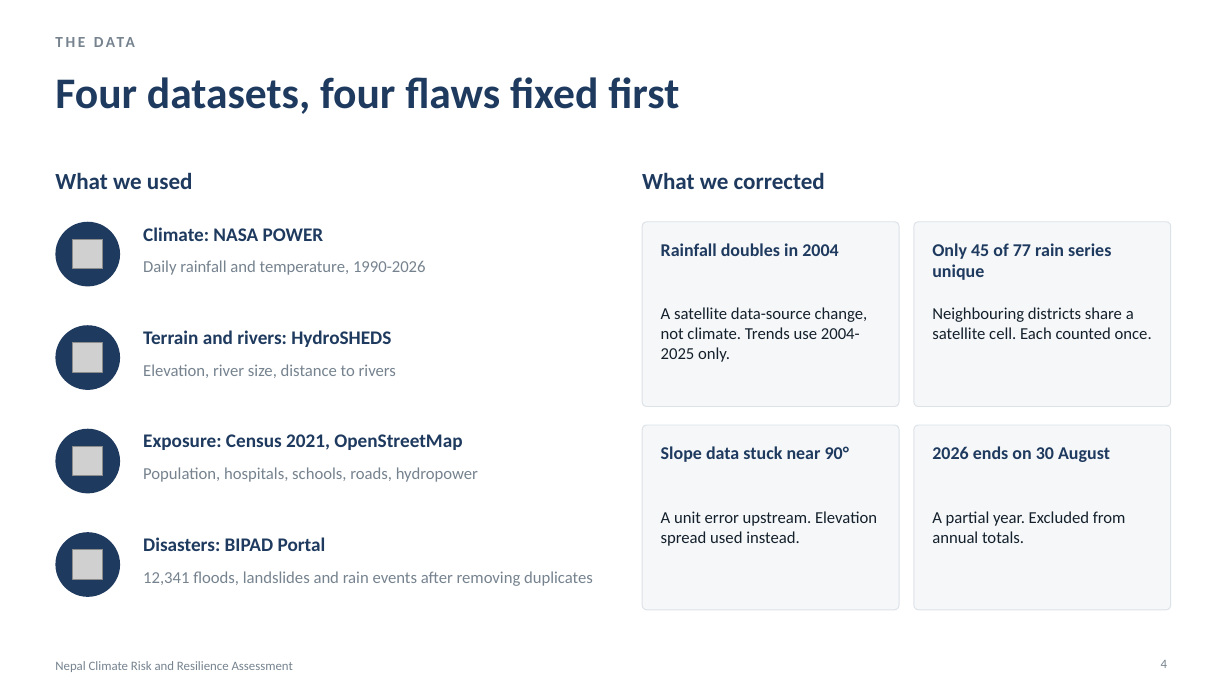
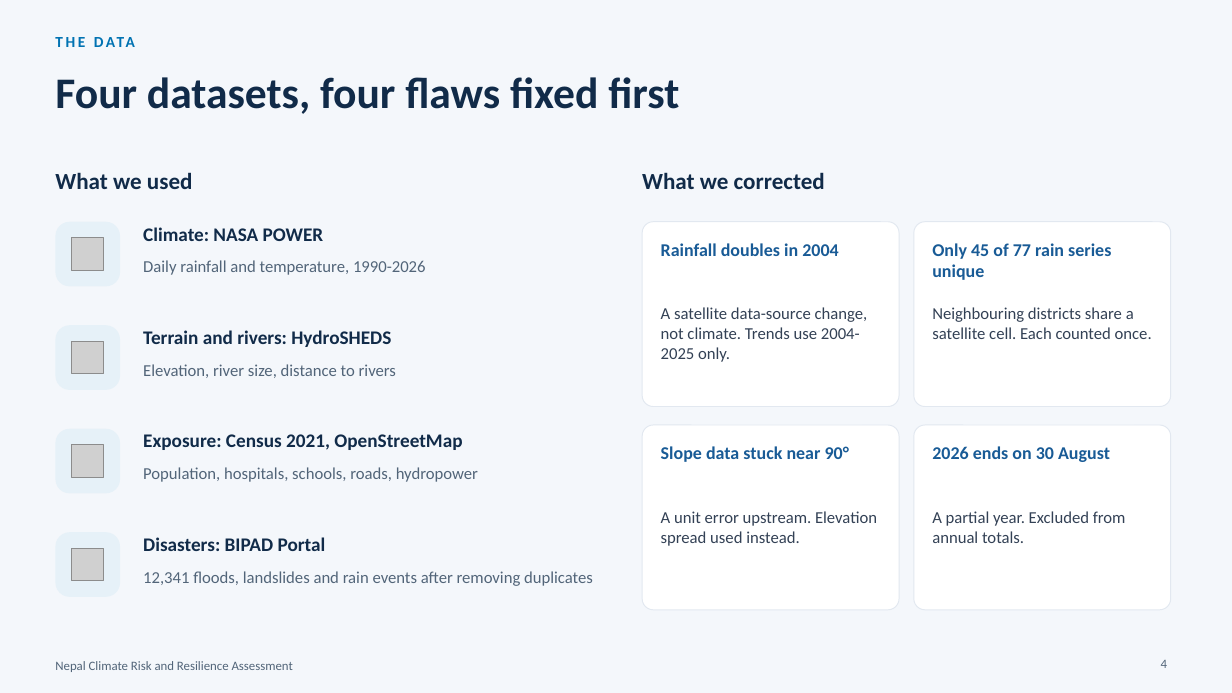
Before and after one commit to CodeWithDonKay/nepal-climate-risk, a slide deck: slide 4 of Nepal_Climate_Risk_Deck.pptx. Drawn at 1232x693 pixels with LibreOffice and Linux fonts; fonts in the diff are those of the drawing; grey boxes stand for pictures. Boxes give left, top, right and bottom in pixels: in the first picture for what was removed or moved away, otherwise in the second. Text is boxed around its words. In the diff, an @@ line names an element or a change of style, - is before the commit and + after.

Commit message:
Restyle slide deck to the Intelligence Platform design

```diff
--- a/Nepal_Climate_Risk_Deck.pptx
+++ b/Nepal_Climate_Risk_Deck.pptx
@@ background #FFFFFF to #F4F7FB @@
@@ text "THE DATA" at bbox=[55, 32, 887, 62]: text colour #76838F to #0072B2 @@
@@ text colour #1F3A5F to #112B49 in 7 elements at bbox=[55, 77, 679, 114], bbox=[55, 172, 193, 189], bbox=[143, 227, 324, 241], bbox=[143, 330, 391, 347], bbox=[143, 434, 462, 450], bbox=[143, 537, 326, 551], bbox=[642, 172, 825, 189] @@
@@ fill #F5F7F9 to #FFFFFF; outline #DDE2E7 0.75 pt to #E2E8F0 0.75 pt; proportions changed in 4 elements at bbox=[642, 222, 899, 407], bbox=[914, 222, 1171, 407], bbox=[642, 425, 899, 610], bbox=[914, 425, 1171, 610] @@
@@ text colour #1F3A5F to #195B96 in 4 elements at bbox=[661, 243, 838, 256], bbox=[932, 243, 1111, 280], bbox=[661, 446, 849, 462], bbox=[932, 446, 1110, 462] @@
@@ text colour #14202B to #334155 in 4 elements at bbox=[661, 307, 868, 362], bbox=[932, 307, 1152, 339], bbox=[661, 511, 877, 546], bbox=[932, 511, 1126, 543] @@
@@ ellipse to rounded rectangle; fill #1F3A5F to #E6F1F8 in 4 elements at bbox=[55, 222, 120, 287], bbox=[55, 325, 120, 390], bbox=[55, 429, 120, 494], bbox=[55, 532, 120, 597] @@
@@ text colour #76838F to #526579 in 6 elements at bbox=[143, 260, 426, 275], bbox=[143, 364, 396, 378], bbox=[143, 467, 478, 482], bbox=[143, 571, 593, 586], bbox=[1161, 660, 1167, 668], bbox=[55, 661, 293, 672] @@
```
Also in this commit, not shown: 17 other slides changed, 1 other file.
